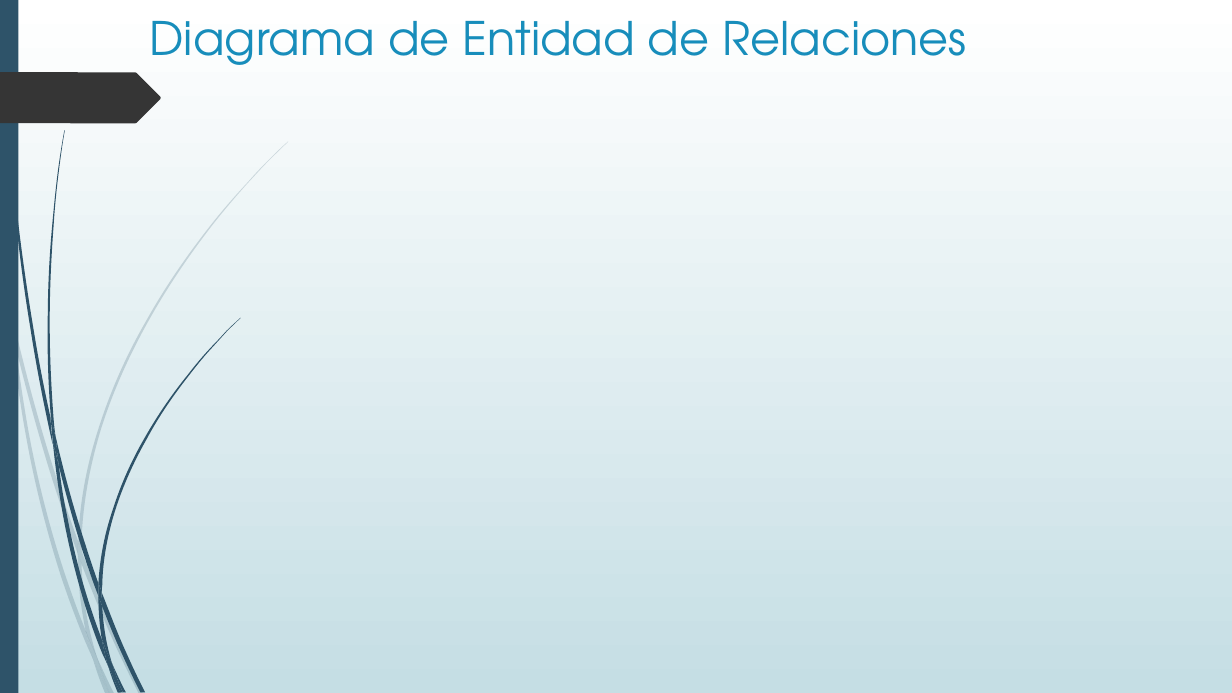
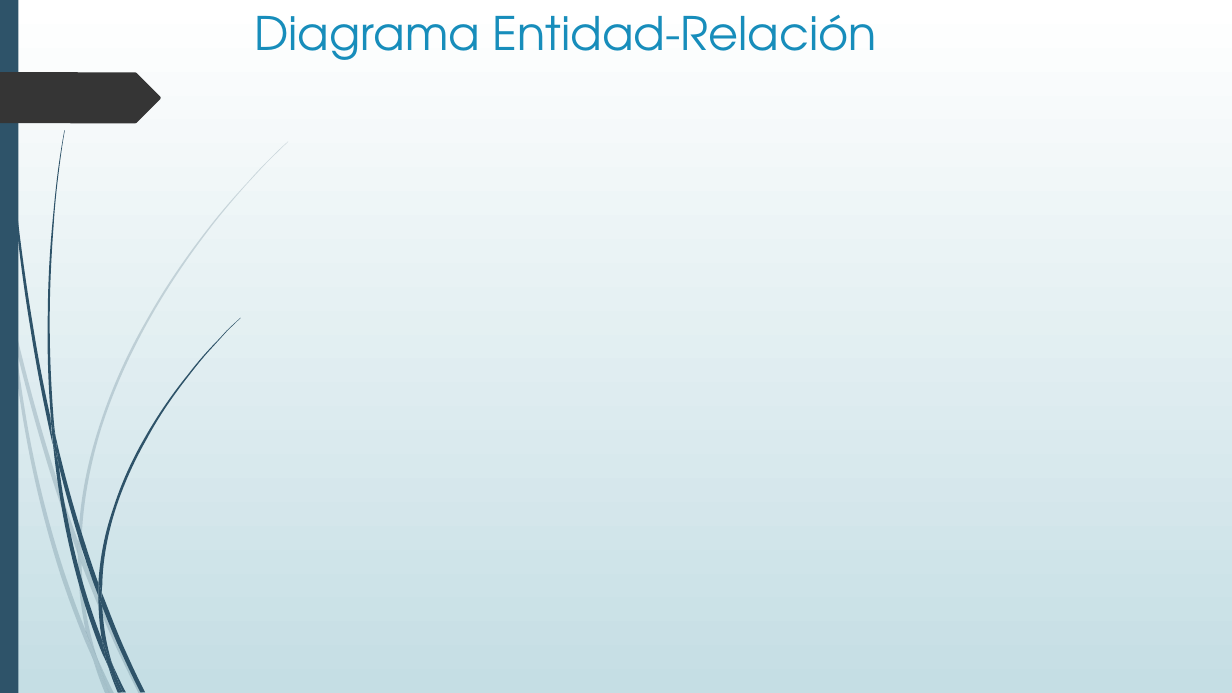
Before and after one commit to MarcosIscovich/ProyectoPeluImagen, a slide deck: slide 4 of Documentacion/PresentaciónProyectoFinal.pptx (slide 5 before the commit). Drawn at 1232x693 pixels with LibreOffice and Linux fonts; fonts in the diff are those of the drawing; background and template pictures are left out. Boxes give left, top, right and bottom in pixels: in the first picture for what was removed or moved away, otherwise in the second. Text is boxed around its words. In the diff, an @@ line names an element or a change of style, - is before the commit and + after.

```diff
--- a/Documentacion/PresentaciónProyectoFinal.pptx
+++ b/Documentacion/PresentaciónProyectoFinal.pptx
@@ title at bbox=[254, 15, 877, 60]: text changed @@
-Diagrama de Entidad de Relaciones
+Diagrama Entidad-Relación
```
Also in this commit, not shown: 3 other slides changed, 1 slide added, 2 slides removed, 13 other files.
